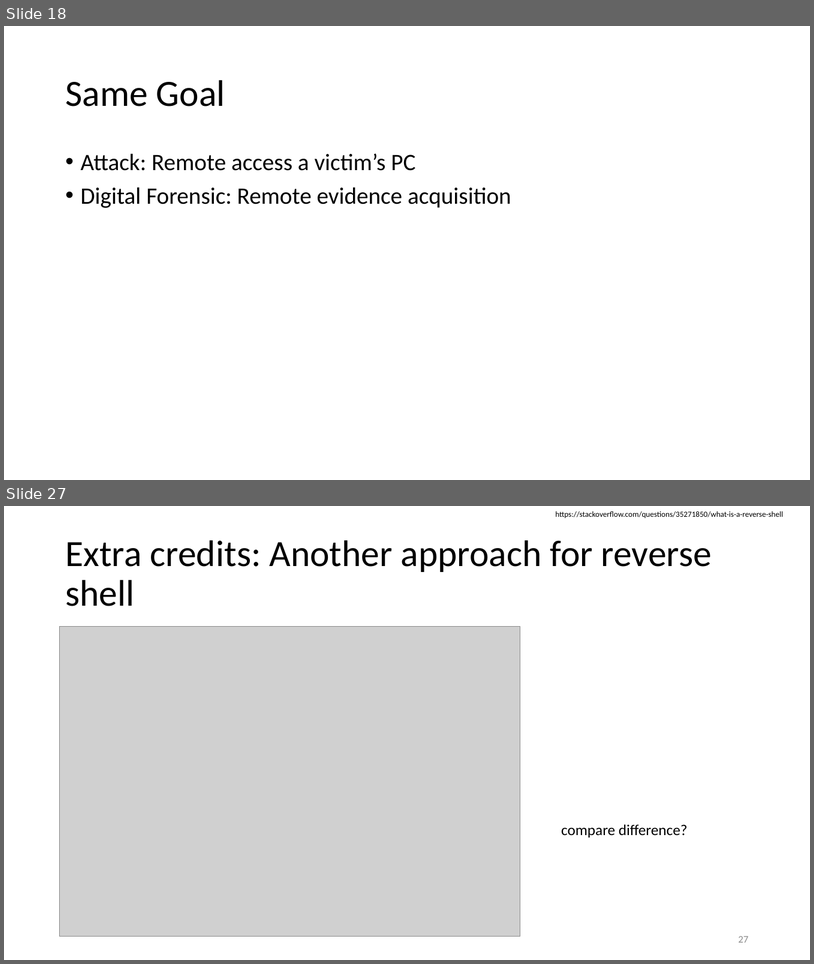
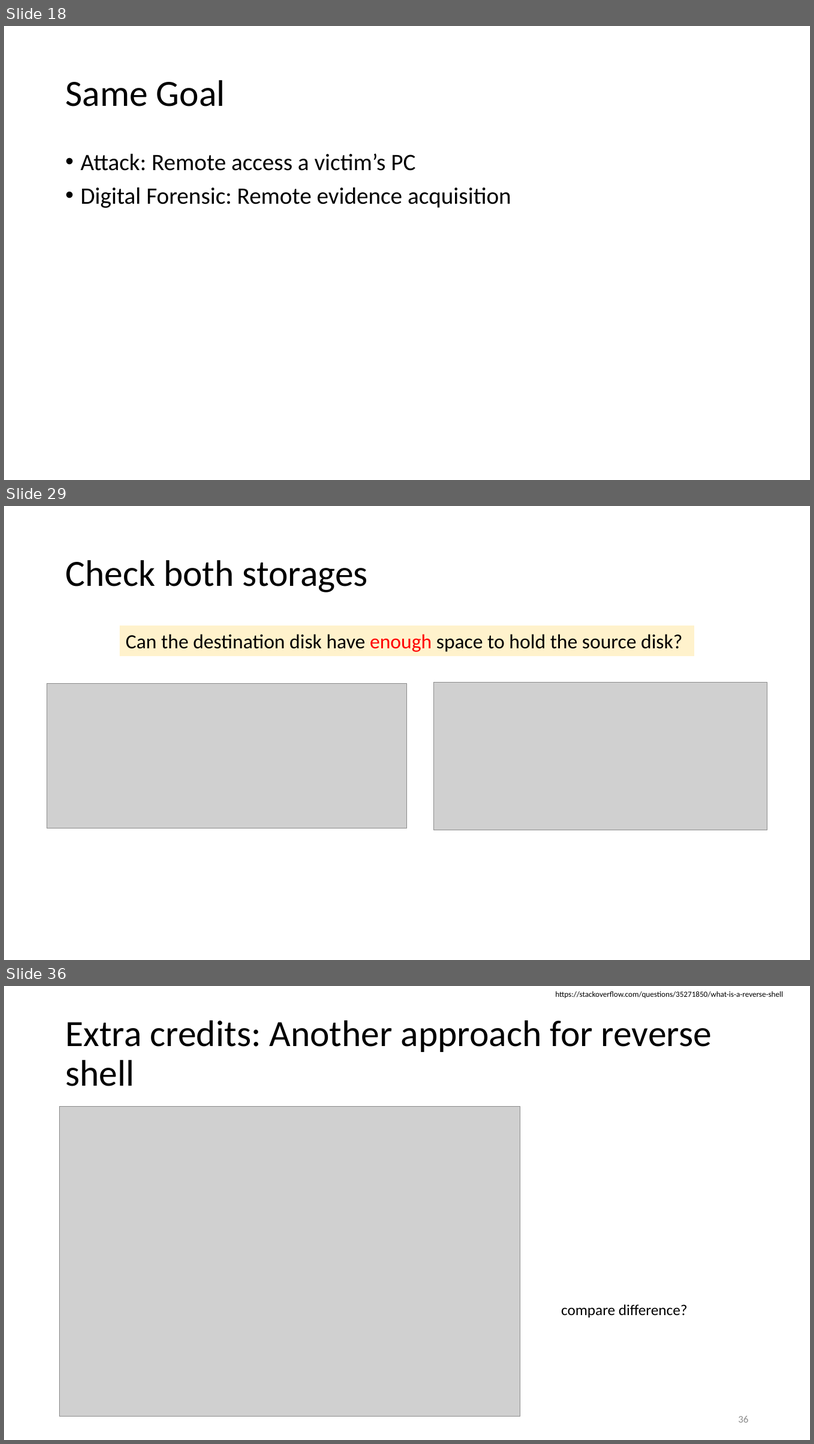
Before and after one commit to frankwxu/digital-forensics-lab, a slide deck: Basic_Computer_Skills_for_Forensics/4_Advanced_linux_command_line.pptx. Shown one above the other, each under a label of ours: slides 18 and 27 before the commit, slides 18, 29 and 36 after it; the slides between them are not shown. The pictures are 814x964 and 814x1444 pixels, drawn with LibreOffice and Linux fonts; fonts in the diff are those of the drawing; grey boxes stand for pictures; background and template pictures are left out. Boxes give left, top, right and bottom in pixels: in the first picture for what was removed or moved away, otherwise in the second. Text is boxed around its words. In the diff, an @@ line names an element or a change of style, - is before the commit and + after.

Commit message:
add remote disk acquisition to Basic computer skills- advanced Linux CLI

```diff
--- a/Basic_Computer_Skills_for_Forensics/4_Advanced_linux_command_line.pptx
+++ b/Basic_Computer_Skills_for_Forensics/4_Advanced_linux_command_line.pptx
@@ slide 29 added at [4, 506, 810, 960], background #FFFFFF @@
@@ title added at [65, 560, 368, 592], 44 pt, text #000000 @@
+Check both storages
@@ rectangle added at [120, 625, 694, 655], fill #FFF2CC, 24 pt, text #000000 @@
+Can the destination disk have enough space to hold the source disk?
@@ picture added at [47, 683, 408, 828] @@
@@ picture added at [434, 682, 768, 829] @@
@@ what was slide 27 is now slide 36 @@
@@ page number at [738, 1416, 749, 1422]: text changed @@
-27
+36
```
Also in this commit, not shown: 5 slides changed, 4 other slides added, 1 other file.
